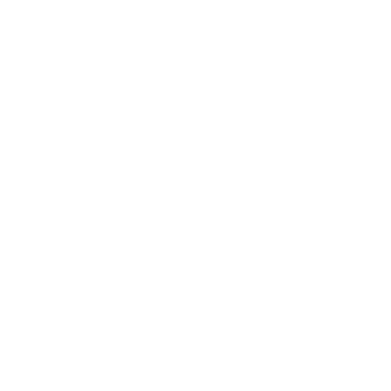
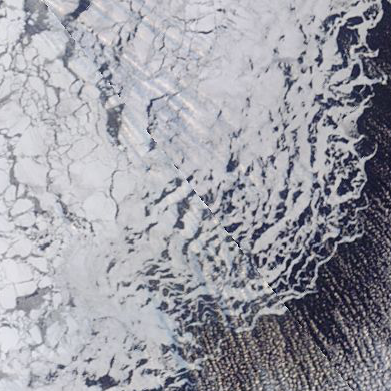
Layers edited between the first and the second w=391, h=391 image:
added layer "070_barents-kara_seas_100km_20090302.terra.truecolor.250m" above "Background" over (x1=0, y1=0, x2=391, y2=391)
